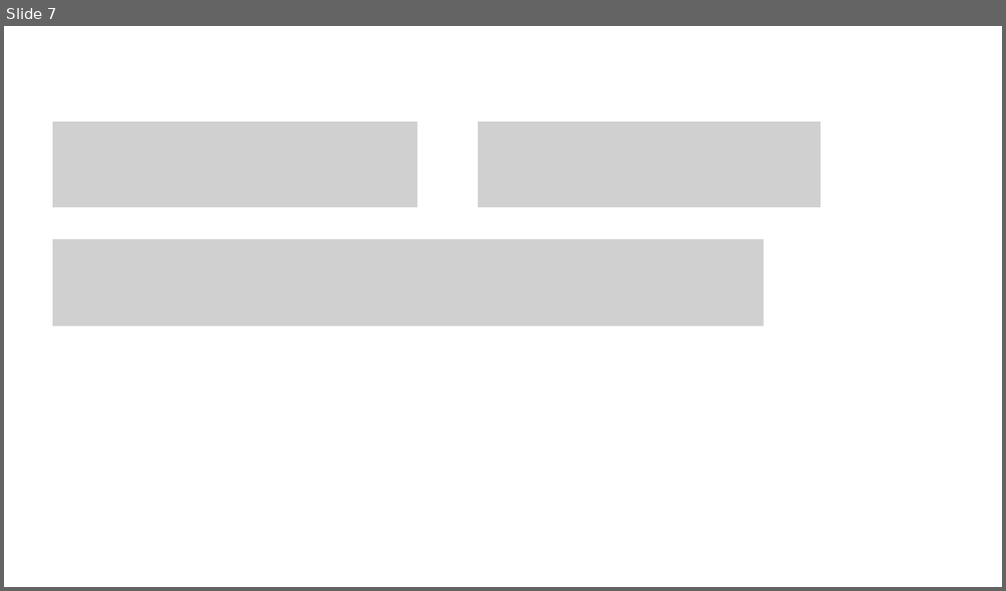
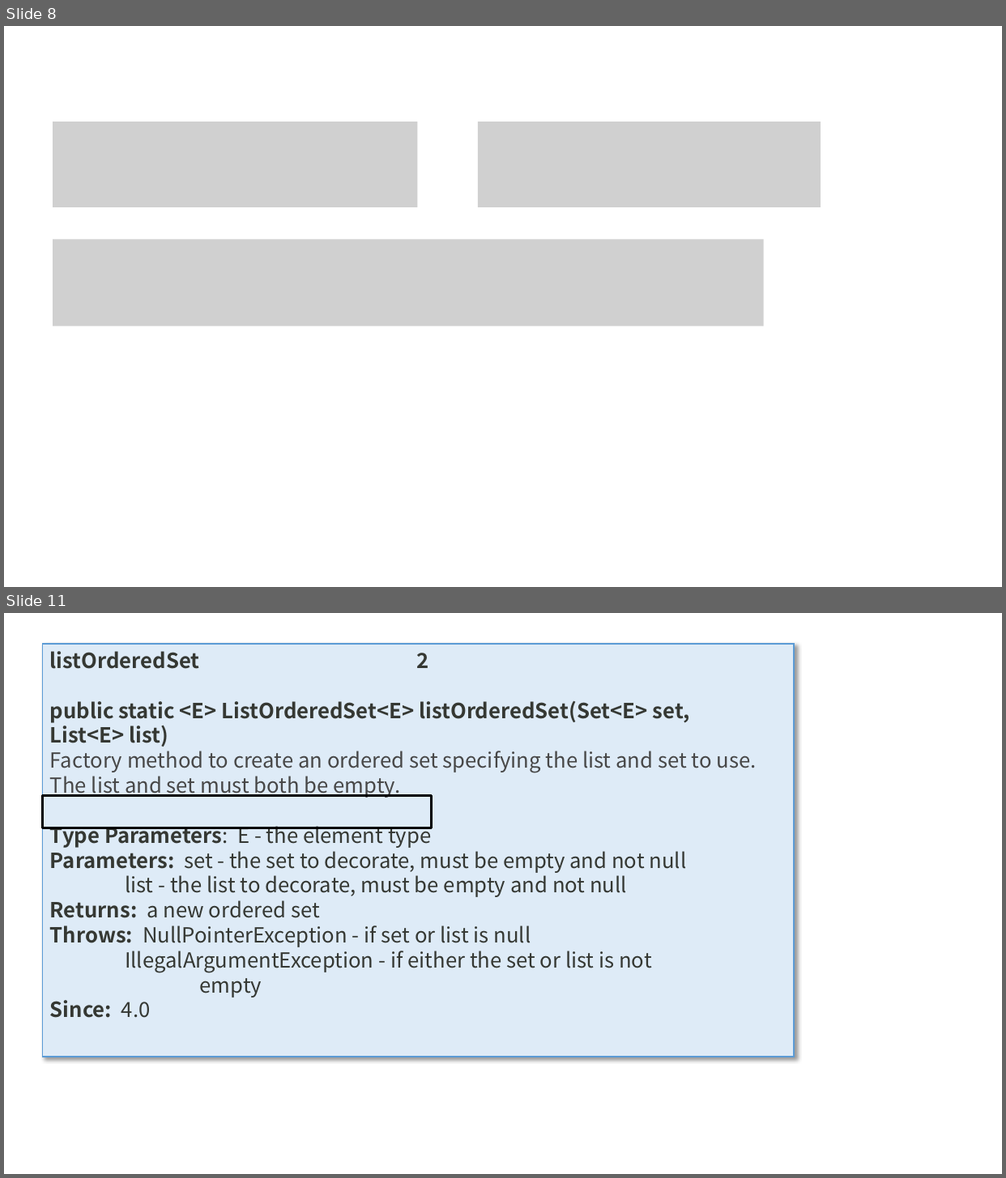
Before and after one commit to zk467701860/SKnowledgeGraph, a slide deck: directive_classification/毕业论文/图片/新建 Microsoft PowerPoint 演示文稿.pptx. Shown one above the other, each under a label of ours: slide 7 before the commit, slides 8 and 11 after it; the slides between them are not shown. The pictures are 1006x591 and 1006x1178 pixels, drawn with LibreOffice and Linux fonts; fonts in the diff are those of the drawing; grey boxes stand for pictures. Boxes give left, top, right and bottom in pixels: in the first picture for what was removed or moved away, otherwise in the second. Text is boxed around its words. In the diff, an @@ line names an element or a change of style, - is before the commit and + after.

```diff
--- a/directive_classification/毕业论文/图片/新建 Microsoft PowerPoint 演示文稿.pptx
+++ b/directive_classification/毕业论文/图片/新建 Microsoft PowerPoint 演示文稿.pptx
@@ slide 11 added at (4, 613, 1002, 1174), background #FFFFFF @@
@@ rectangle added at (42, 644, 794, 1056), fill #DEEBF7, outline #5B9BD5 1.5 pt, 20 pt, text #353833 @@
+listOrderedSet 2
+public static <E> ListOrderedSet<E> listOrderedSet(Set<E> set,
+List<E> list)
+Factory method to create an ordered set specifying the list and set to use.
+The list and set must both be empty.
+Type Parameters: E - the element type
+Parameters: set - the set to decorate, must be empty and not null
+list - the list to decorate, must be empty and not null
+Returns: a new ordered set
+Throws: NullPointerException - if set or list is null
+IllegalArgumentException - if either the set or list is not empty
+Since: 4.0
@@ rectangle added at (42, 796, 432, 828), outline #000000 2.25 pt @@
@@ what was slide 7 is now slide 8 @@
```
Also in this commit, not shown: 2 slides changed, 14 other slides added, 37 other files.
